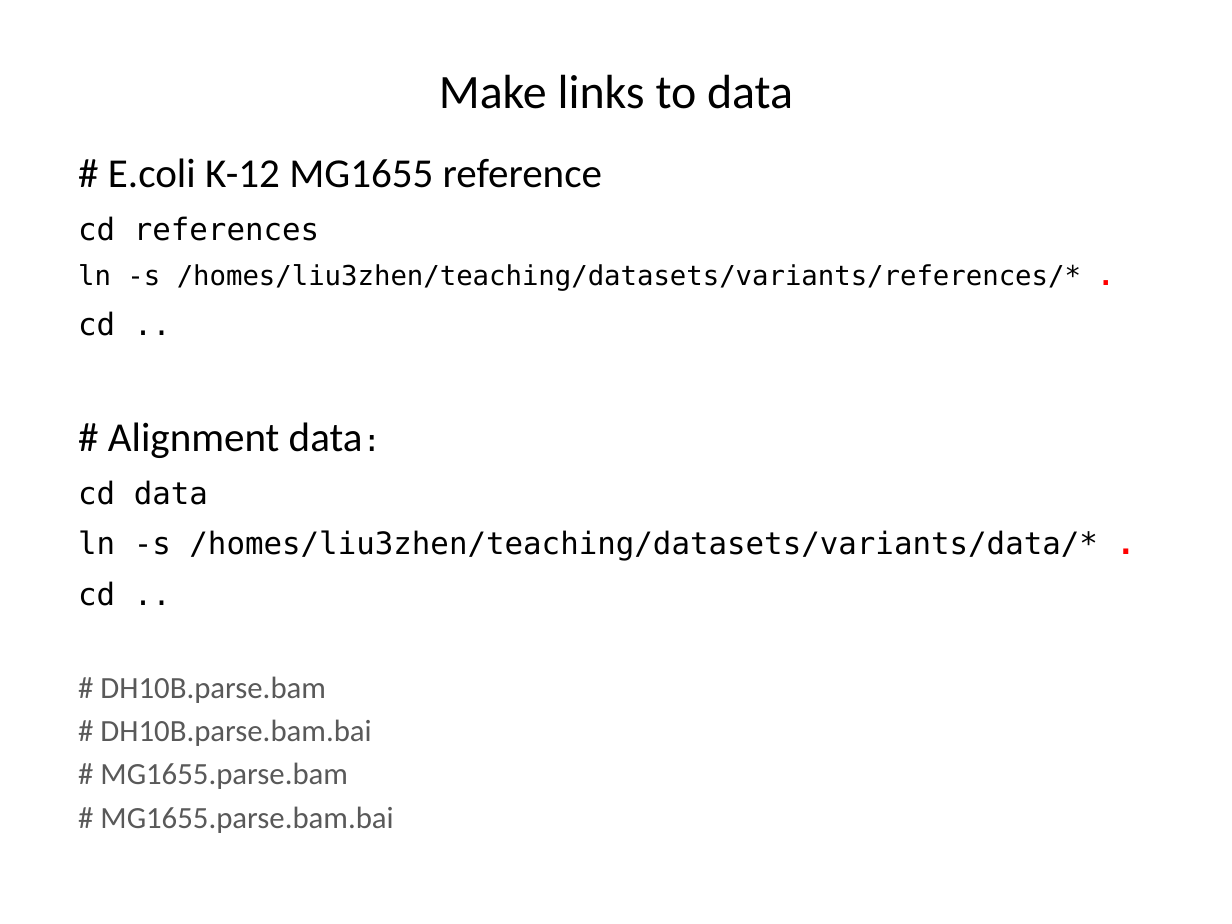
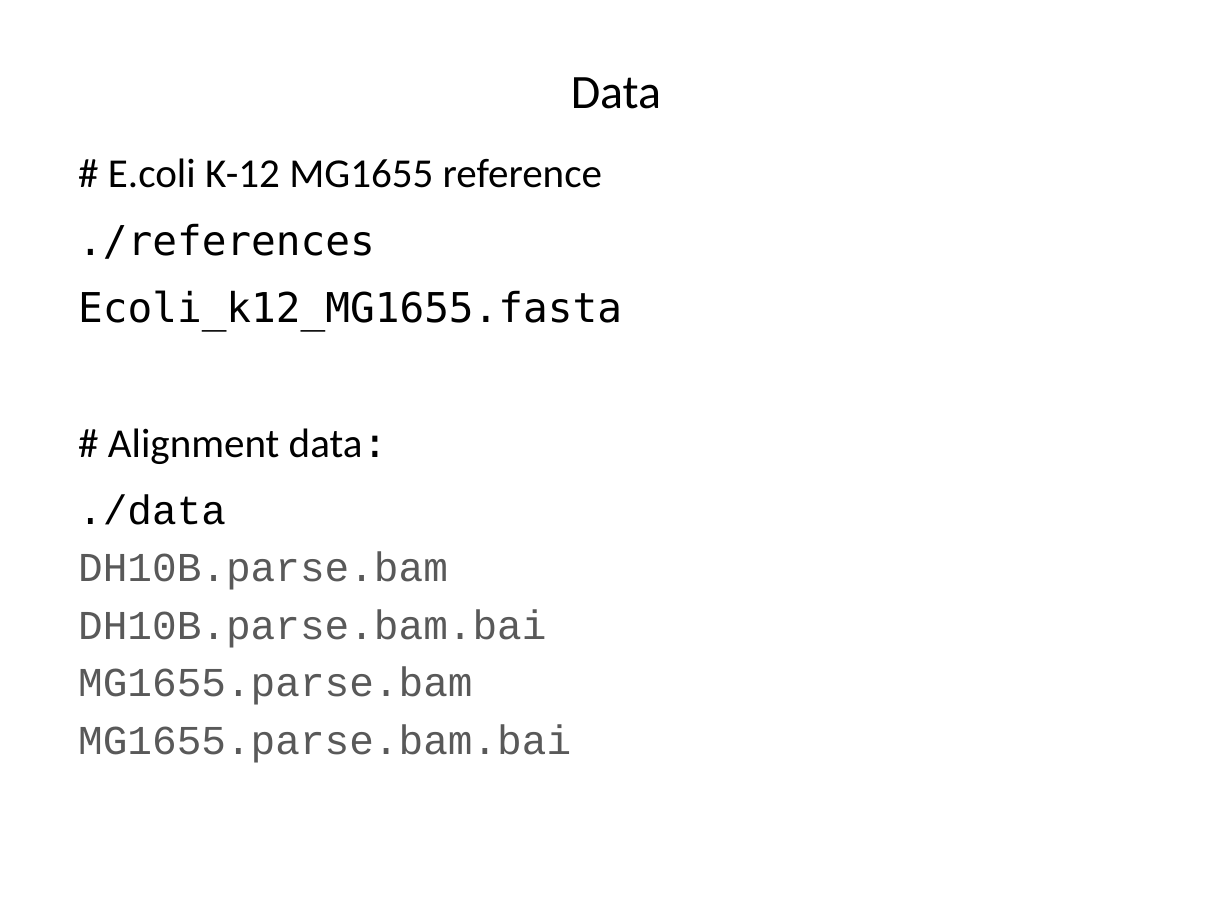
Before and after one commit to liu3zhenlab/teaching, a slide deck: slide 5 of PLPTH813Bioinformatis/2023/labs/lab06_variants.pptx. Drawn at 1232x924 pixels with LibreOffice and Linux fonts; fonts in the diff are those of the drawing. Boxes give left, top, right and bottom in pixels: in the first picture for what was removed or moved away, otherwise in the second. Text is boxed around its words. In the diff, an @@ line names an element or a change of style, - is before the commit and + after.

```diff
--- a/PLPTH813Bioinformatis/2023/labs/lab06_variants.pptx
+++ b/PLPTH813Bioinformatis/2023/labs/lab06_variants.pptx
@@ title at bbox=[571, 77, 661, 109]: text changed @@
-Make links to data
+Data
@@ text at bbox=[78, 223, 622, 331]: text changed; size 16 to 24 pt @@
-cd references
-ln -s /homes/liu3zhen/teaching/datasets/variants/references/* .
-cd ..
+./references
+Ecoli_k12_MG1655.fasta
@@ text at bbox=[108, 428, 388, 464]: size 18 to 24 pt in "data:" @@
@@ text at bbox=[78, 494, 571, 763]: text changed; size 18 to 24 pt; font Calibri to Courier New @@
-cd data
-ln -s /homes/liu3zhen/teaching/datasets/variants/data/* .
-cd ..
-# DH10B.parse.bam
-# DH10B.parse.bam.bai
-# MG1655.parse.bam
-# MG1655.parse.bam.bai
+./data
+DH10B.parse.bam
+DH10B.parse.bam.bai
+MG1655.parse.bam
+MG1655.parse.bam.bai
```
Also in this commit, not shown: 7 other slides changed, 1 slide removed, 4 other files.
